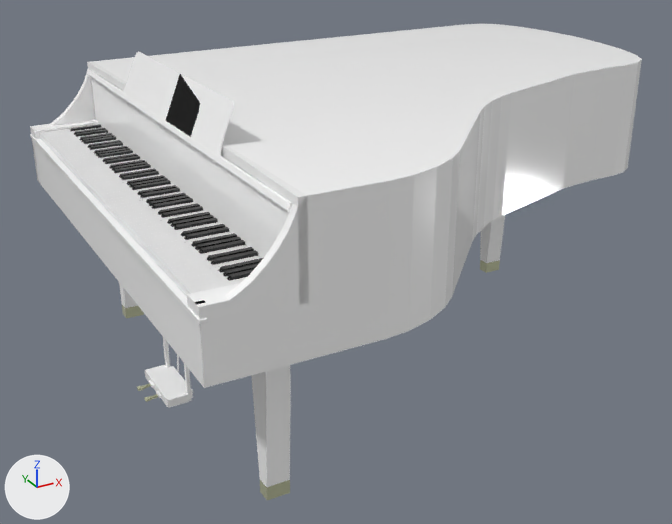
Two versions of the glTF model MI/3d_assets/conservatorio/pianoCola.glb, one commit apart.
Rendered twice from a camera (50 mm lens) standing at (-2.89, -6.34, 4.06) and looking at (1.52, 1.68, 0.05). Every picture has the same lights, and +X, +Y and +Z are marked at lower left. Where no turn or scale is listed for an object, it has been applied to the vertices.
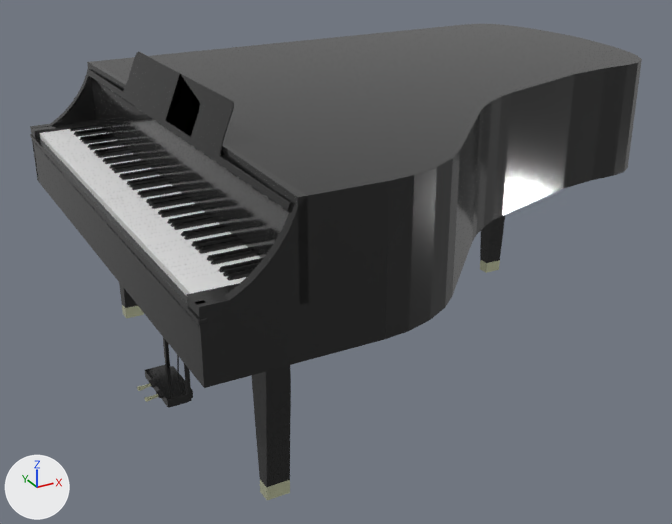
Where the change shows, as pixel boxes [x1, y1, x2, y2] in the pictures (672 x 524 px):
'Cube', recoloured: [30, 24, 642, 490] in both
'Cube.001', recoloured: [30, 124, 263, 324] in both

The change in detail:
Material 'MaderaPiano' (mat_maderapiano) changes colour from white #ffffff to black #232323; in linear values from (1.0, 1.0, 1.0) to (0.0171, 0.0171, 0.0171).
